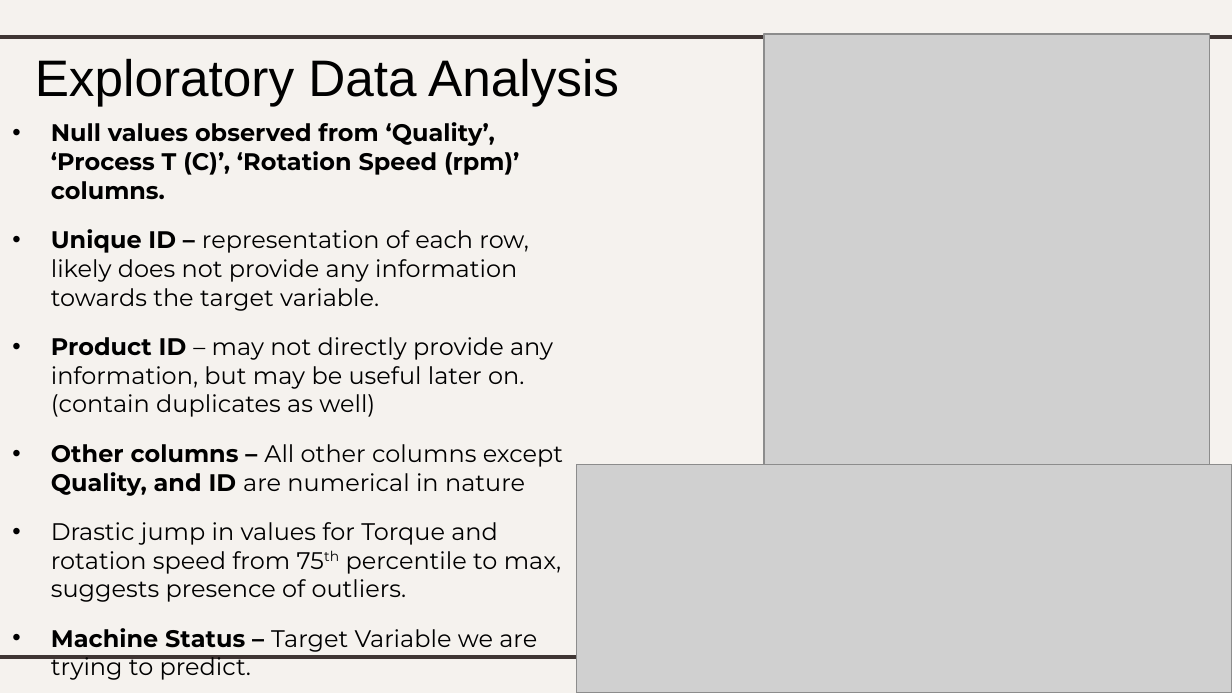
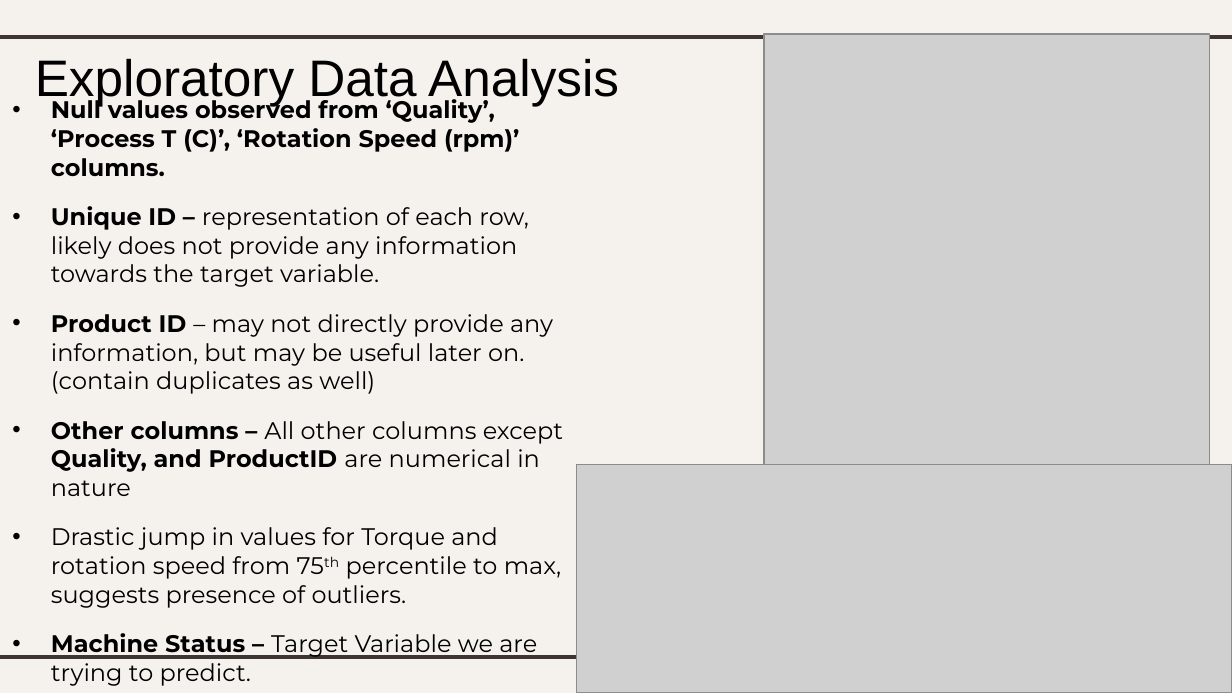
Before and after one commit to lhurr/Machine-Learning, a slide deck: slide 5 of DAAA2A02-2112589-LimHur-Classification.pptx. Drawn at 1232x693 pixels with LibreOffice and Linux fonts; fonts in the diff are those of the drawing; grey boxes stand for pictures. Boxes give left, top, right and bottom in pixels: in the first picture for what was removed or moved away, otherwise in the second. Text is boxed around its words. In the diff, an @@ line names an element or a change of style, - is before the commit and + after.

```diff
--- a/DAAA2A02-2112589-LimHur-Classification.pptx
+++ b/DAAA2A02-2112589-LimHur-Classification.pptx
@@ subtitle "Null values observed from ‘Quality’, ...": place and size @@
-subtitle "Null values observed from ‘Quality’, ..." at <box>51,122,563,680</box>
+subtitle "Null values observed from ‘Quality’, ..." at <box>51,95,563,686</box>
@@ subtitle at <box>51,421,563,496</box>: text changed @@
-• Other columns – All other columns except Quality, and ID are numerical in nature
+• Other columns – All other columns except Quality, and ProductID are numerical in nature
```
Also in this commit, not shown: 12 other slides changed, 1 slide added, 1 other file.
